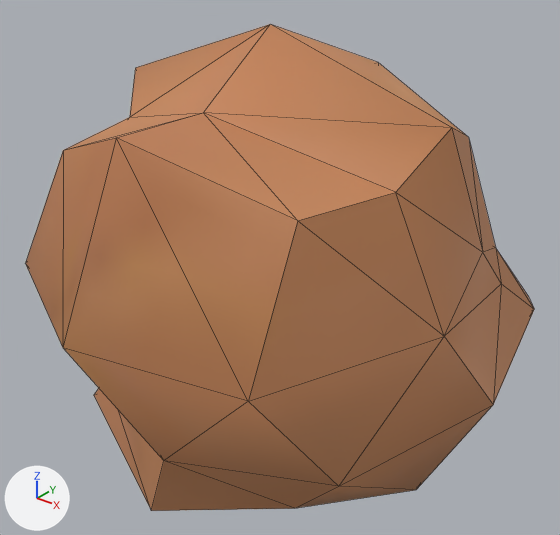
A saved change to the FBX model Assets/Meshes/Rock.fbx.
Before and after are seen from a camera (50 mm lens) standing at (0.961, -1.172, 0.746) and looking at (0.016, 0.008, 0.014). The lights are fixed; the arrows at lower left show +X, +Y and +Z. Mesh edges are drawn as thin lines. Where no turn or scale is listed for an object, it has been applied to the vertices.

Objects in the first picture: 'Rock'.
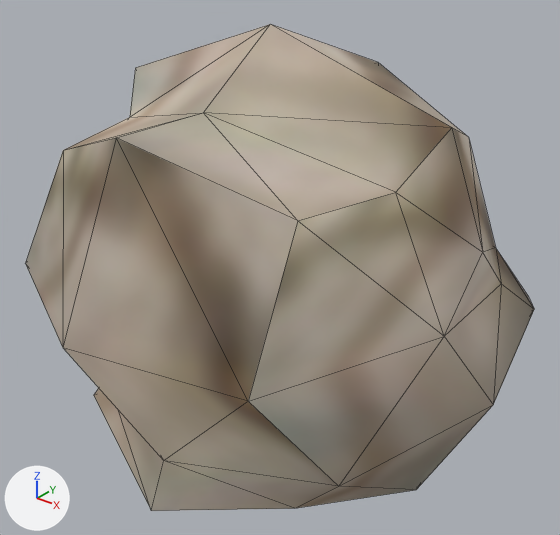
Edits to the scene script, one JSON object a line:
```json
{"op": "add", "block": "img_rockalbedo_png", "code": ["img_rockalbedo_png = load_image('RockAlbedo.png', '../Textures/RockAlbedo.png', 256, 256, 'sRGB')"]}
{"op": "set", "path": "mat_phong2.texture", "old": "img_groundalbedo_jpg", "new": "img_rockalbedo_png"}
{"block": "me_mesh", "where": "me_mesh.from_pydata(...)  # 46 vertices, 88 faces; spans x -0.482..0.521, y -0.496..0.5, z -0.521..0.521"}
{"block": "me_mesh", "where": "# used by ob_rock; location = (0.0, 0.0, 0.0)"}
{"block": "me_mesh", "change": "me_mesh part 1: texture (UV) coordinates of 88 of 88 faces, centred in x -0.431..0.471, y -0.443..0.472, z -0.4..0.437, changed; they spanned u 0.74..0.77, v 0.43..0.47 and now span u 0.31..0.69, v 0.31..0.69"}
```

Boxes [x1, y1, x2, y2] around the edits, measured in the pictures (560 x 535 px):
```json
{"object": "Rock", "change": "surface changed", "before": [26, 24, 534, 511], "after": [26, 24, 534, 511]}
```
